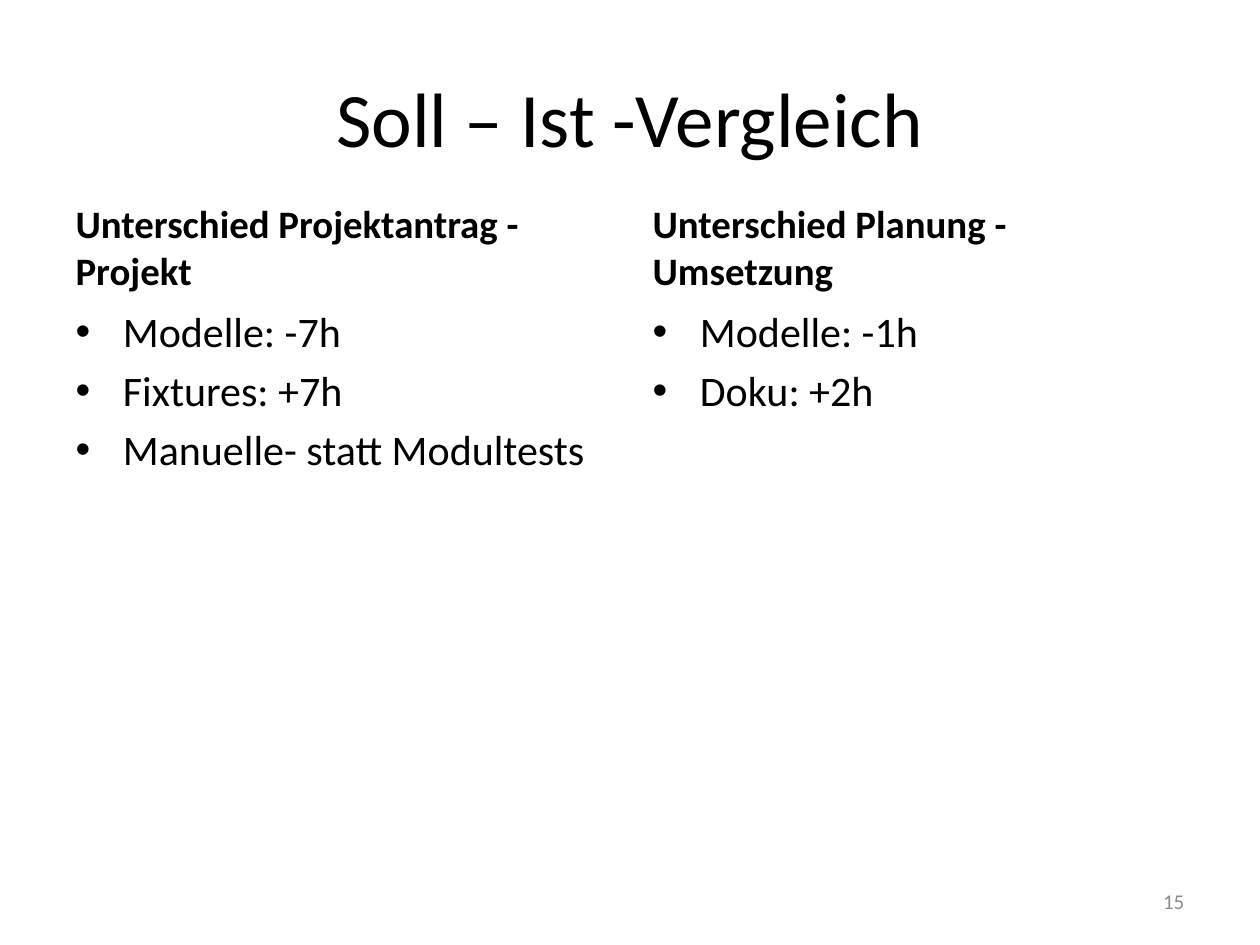
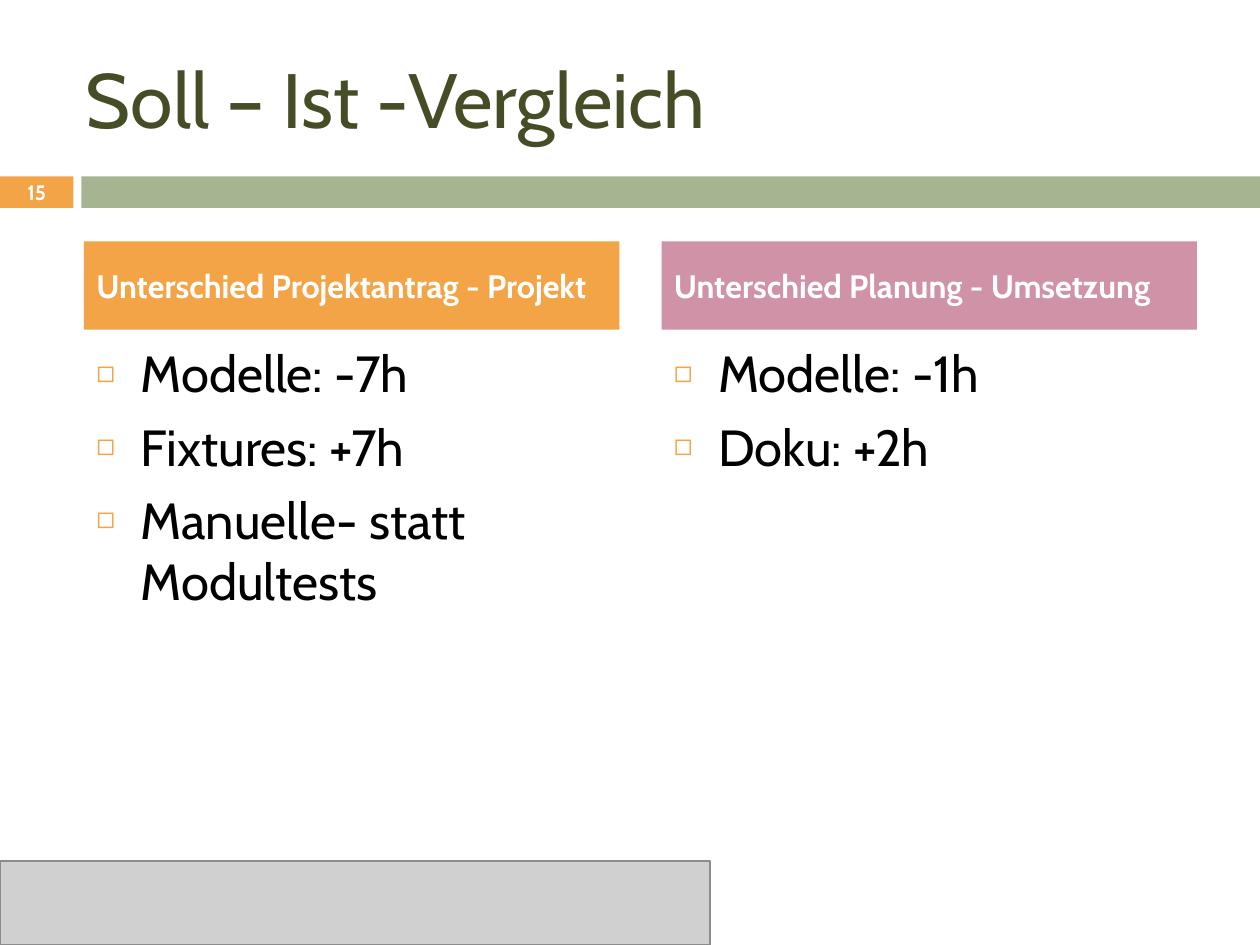
Before and after one commit to janhelmle/weiterbildung_fachinformatiker_ihk_projektantrag, a slide deck: slide 15 of praesentation/Projektpräsentation.pptx. Drawn at 1260x945 pixels with LibreOffice and Linux fonts; fonts in the diff are those of the drawing; grey boxes stand for pictures. Boxes give left, top, right and bottom in pixels: in the first picture for what was removed or moved away, otherwise in the second. Text is boxed around its words. In the diff, an @@ line names an element or a change of style, - is before the commit and + after.

```diff
--- a/praesentation/Projektpräsentation.pptx
+++ b/praesentation/Projektpräsentation.pptx
@@ title "Soll – Ist -Vergleich": place and size @@
-title "Soll – Ist -Vergleich" at (336,93,922,161)
+title "Soll – Ist -Vergleich" at (86,70,706,145)
@@ title "Soll – Ist -Vergleich" at (86,70,706,145): font Calibri to Cabin, text colour #000000 to #444D26; alignment centre to left @@
@@ page number: place and size @@
-page number at (1163,895,1184,909)
+page number at (27,185,46,201)
@@ page number at (27,185,46,201): size 12 to 11.9 pt, font Calibri to Cabin, text colour #8C8C8C to #FFFFFF, bold on; alignment right to centre @@
@@ rectangle added at (0,176,73,208), fill #F3A447 @@
@@ rectangle added at (82,176,1260,208), fill #A5B592 @@
@@ text "Unterschied Projektantrag - Projekt": place and size @@
-text "Unterschied Projektantrag - Projekt" at (76,210,497,292)
+text "Unterschied Projektantrag - Projekt" at (84,242,620,330)
@@ text "Unterschied Projektantrag - Projekt" at (84,242,620,330): size 22.2 to 18.5 pt, font Calibri to Cabin, text colour #000000 to #FFFFFF; more space between paragraphs; vertical alignment bottom to middle; fill none to #F3A447 @@
@@ text "Unterschied Planung - Umsetzung": place and size @@
-text "Unterschied Planung - Umsetzung" at (653,210,985,292)
+text "Unterschied Planung - Umsetzung" at (662,242,1197,330)
@@ text "Unterschied Planung - Umsetzung" at (662,242,1197,330): size 22.2 to 18.5 pt, font Calibri to Cabin, text colour #000000 to #FFFFFF; more space between paragraphs; vertical alignment bottom to middle; fill none to #D092A7 @@
@@ text "Modelle: -7h": place and size @@
-text "Modelle: -7h" at (123,317,585,466)
+text "Modelle: -7h" at (140,354,465,601)
@@ text "Modelle: -7h" at (140,354,465,601): size 24 to 29 pt, font Calibri to Cabin; bullet • to ◻; more space between paragraphs @@
@@ text "Modelle: -1h" at (718,354,978,467): size 24 to 29 pt, font Calibri to Cabin; bullet • to ◻; more space between paragraphs @@
@@ text "Modelle: -1h": place and size @@
-text "Modelle: -1h" at (700,317,918,407)
+text "Modelle: -1h" at (718,354,978,467)
@@ picture added at (0,861,711,945) @@
```
Also in this commit, not shown: 16 other slides changed, 1 other file.
